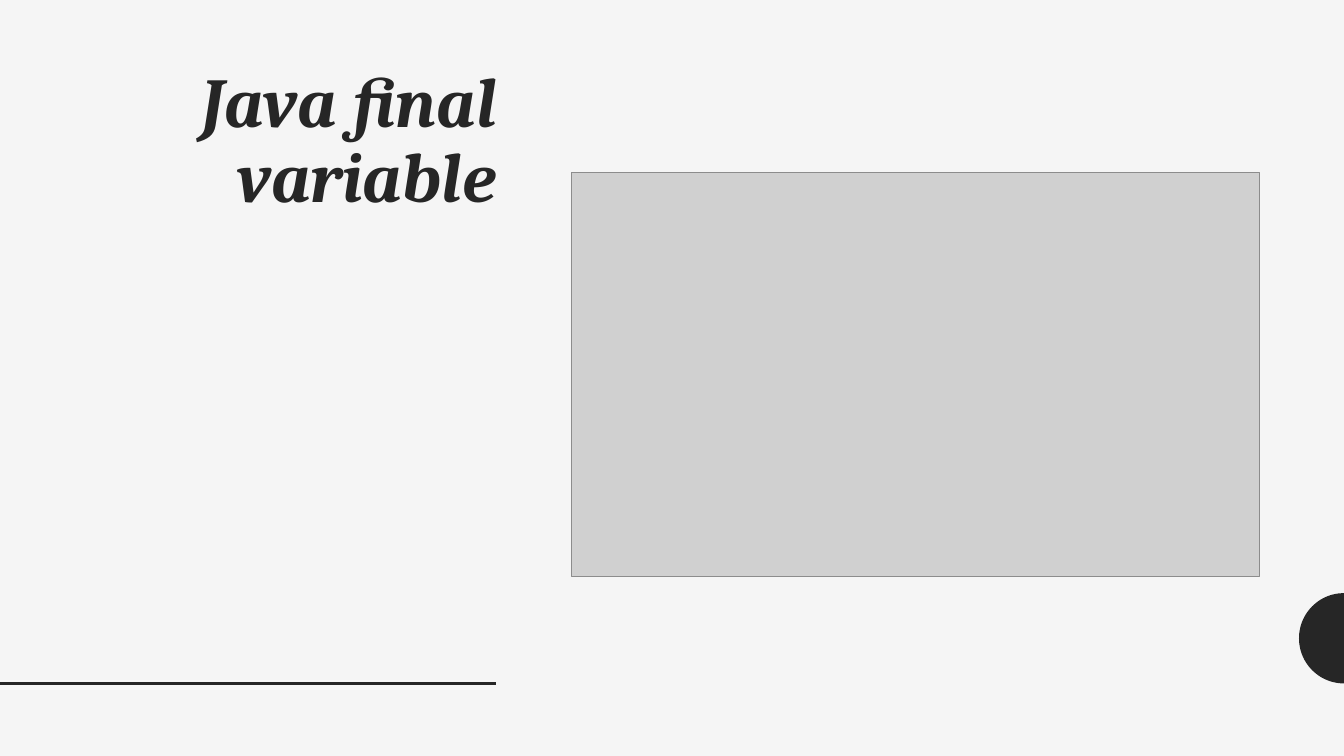
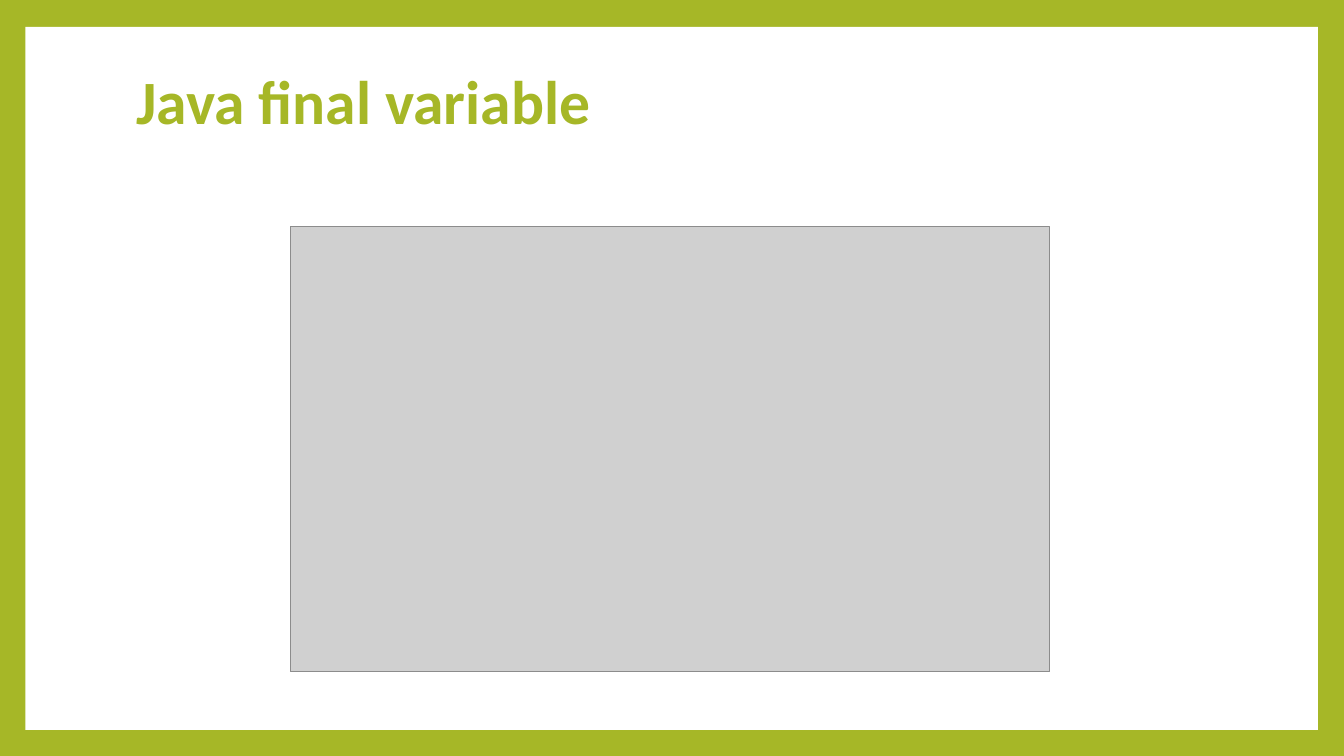
Before and after one commit to ramimhossain12/Java-Programming-Tutorial-OOP-Exercises, a slide deck: slide 20 of java tutarial for OOP/polymorphism.pptx. Drawn at 1344x756 pixels with LibreOffice and Linux fonts; fonts in the diff are those of the drawing; grey boxes stand for pictures. Boxes give left, top, right and bottom in pixels: in the first picture for what was removed or moved away, otherwise in the second. Text is boxed around its words. In the diff, an @@ line names an element or a change of style, - is before the commit and + after.

Commit message:
theme change polymorphism

```diff
--- a/java tutarial for OOP/polymorphism.pptx
+++ b/java tutarial for OOP/polymorphism.pptx
@@ background #F5F5F5 to #A6B727 @@
@@ rectangle added at box(25, 27, 1318, 730), fill #FFFFFF @@
@@ title "Java final variable": place and size @@
-title "Java final variable" at box(201, 77, 496, 203)
+title "Java final variable" at box(136, 80, 590, 125)
@@ title "Java final variable" at box(136, 80, 590, 125): size 50 to 44 pt, font Cambria to Calibri, text colour #262626 to #A6B727, italic off; alignment right to left; vertical alignment top to middle @@
@@ picture: place and size @@
-picture at box(572, 172, 1260, 576)
+picture at box(290, 227, 1051, 673)
@@ freeform shape removed at box(1300, 593, 1344, 684) @@
@@ line removed from (0, 684) to (496, 684) @@
```
Also in this commit, not shown: 24 other slides changed, 1 slide added, 1 slide removed.
